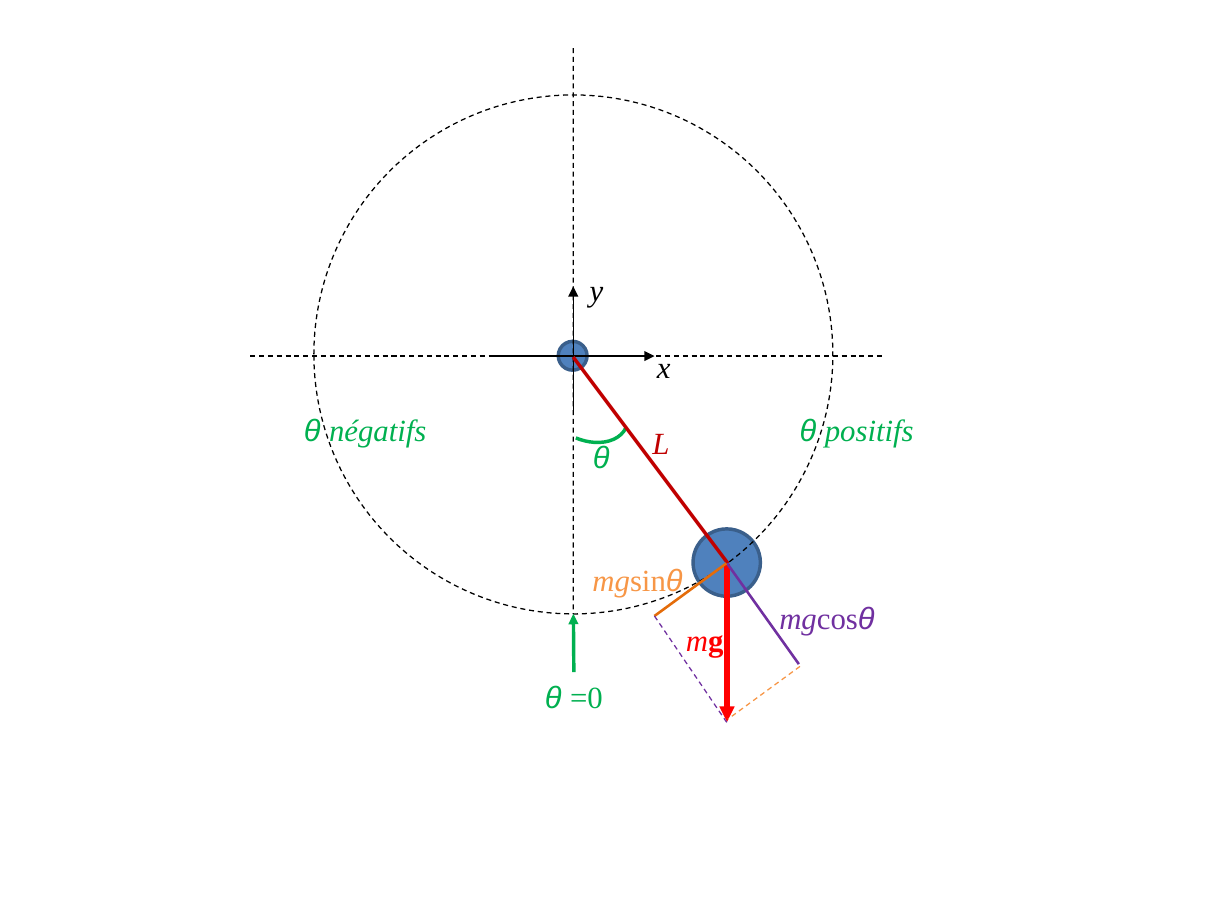
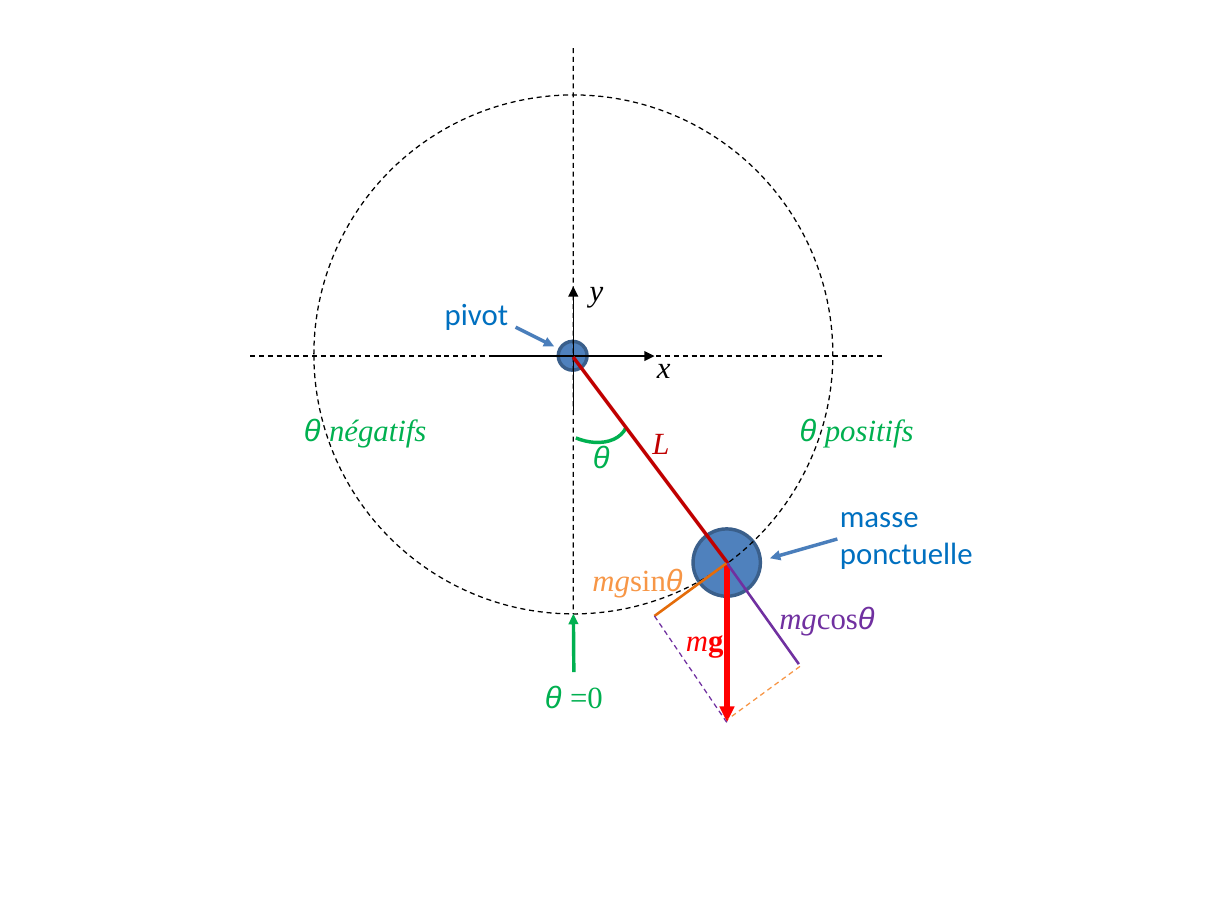
Before and after one commit to bioinfo-prog/cours-python, a slide deck: slide 1 of img/pendulum_sketch.pptx. Drawn at 1232x924 pixels with LibreOffice and Linux fonts; fonts in the diff are those of the drawing. Boxes give left, top, right and bottom in pixels: in the first picture for what was removed or moved away, otherwise in the second. Text is boxed around its words. In the diff, an @@ line names an element or a change of style, - is before the commit and + after.

```diff
--- a/img/pendulum_sketch.pptx
+++ b/img/pendulum_sketch.pptx
@@ text added at (445, 304, 508, 330), 18 pt, text #0070C0 @@
+pivot
@@ arrow added from (516, 328) to (554, 346), #4B7EBC 2 pt @@
@@ text added at (840, 512, 973, 569), 18 pt, text #0070C0 @@
+masse ponctuelle
@@ arrow added from (838, 540) to (770, 558), #4B7EBC 2 pt @@
```
Also in this commit, not shown: 1 other file.
